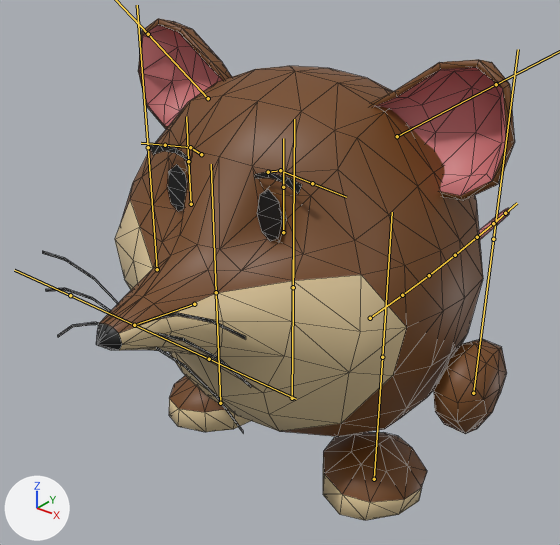
An edit to the FBX model Assets/3D models/Myys.fbx, drawn before and after from the same camera.
Rendered twice from a 50 mm camera at (3.16, -4.11, 4.24) aimed at (-0.48, 0.45, 1.41). Arrows for +X, +Y and +Z are at lower left; the lights stay in place. Both versions are drawn at frame 1 of the action 'Armature|roska'; the numbers are the values there. The bones that bend it are drawn over the model as lines. Mesh edges are drawn as thin lines.
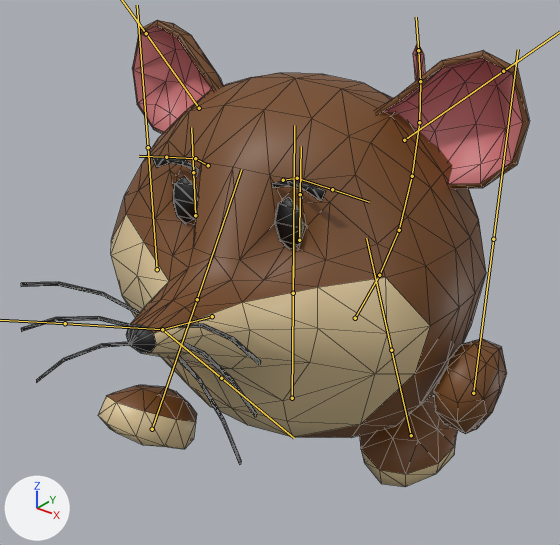
Where the change shows, as pixel boxes (x1, y1, x2, y2) in the pictures (560 x 545 px):
'Cube', posed (7% wider, 7% shorter): before (42, 19, 515, 520); after (21, 20, 529, 487)
bone 'Bone.004', root to tip: before (220, 403) to (216, 292); after (152, 429) to (197, 299)
bone 'Bone.005', root to tip: before (374, 479) to (382, 357); after (411, 435) to (391, 350)
bone 'Bone.001', root to tip: before (293, 287) to (294, 119); after (293, 293) to (294, 125)
bone 'Bone.013', root to tip: before (397, 136) to (496, 84); after (404, 140) to (503, 71)
bone 'Bone.014', root to tip: before (208, 98) to (148, 34); after (199, 108) to (146, 33)
bone 'Bone.006', root to tip: before (370, 318) to (402, 295); after (355, 318) to (379, 275)
bone 'Bone.007', root to tip: before (402, 295) to (429, 275); after (379, 275) to (399, 230)
bone 'Bone.008', root to tip: before (429, 275) to (455, 255); after (399, 230) to (412, 176)
bone 'Bone.009', root to tip: before (455, 255) to (477, 237); after (412, 176) to (419, 122)
bone 'Bone.010', root to tip: before (477, 237) to (493, 223); after (419, 122) to (420, 81)
bone 'Bone.011', root to tip: before (493, 223) to (505, 213); after (420, 81) to (418, 50)
bone 'Bone.012', root to tip: before (194, 304) to (134, 325); after (212, 316) to (162, 329)
bone 'Bone.015', root to tip: before (134, 325) to (209, 359); after (162, 329) to (221, 378)
bone 'Bone.016', root to tip: before (134, 325) to (70, 295); after (162, 329) to (65, 323)

The change in detail:
Bone 'Bone.004' (bone_bone_004) moves from (0.0, 0.0, 0.0) to (0.0, 0.19, 0.8).
Bone 'Bone.004' (bone_bone_004) turns from (0, 0, 0) to (-31, 0, 0) degrees about its own x, y and z.
Bone 'Bone.005' (bone_bone_005) moves from (0.0, 0.0, 0.0) to (0.0, 0.08, -0.55).
Bone 'Bone.005' (bone_bone_005) turns from (0, 0, 0) to (22, 0, 0) degrees about its own x, y and z.
Bone 'Bone.001' (bone_bone_001) moves from (0.0, 0.0, 0.0) to (0.0, -0.05, 0.0).
Bone 'Bone.001' (bone_bone_001) turns from (0, -180, 0) to (0, -172, 0) degrees about its own x, y and z.
Bone 'Bone.013' (bone_bone_013) turns from (0, 0, 0) to (-9, 5, 6) degrees about its own x, y and z.
Bone 'Bone.014' (bone_bone_014) turns from (0, 0, 0) to (-9, -5, -6) degrees about its own x, y and z.
Bone 'Bone.006' (bone_bone_006) turns from (0, 0, 0) to (22, 0, 0) degrees about its own x, y and z.
Bone 'Bone.007' (bone_bone_007) turns from (0, 0, 0) to (14, 0, 0) degrees about its own x, y and z.
Bone 'Bone.008' (bone_bone_008) turns from (0, 0, 0) to (24, 0, 0) degrees about its own x, y and z.
Bone 'Bone.009' (bone_bone_009) turns from (0, 0, 0) to (17, 0, 0) degrees about its own x, y and z.
Bone 'Bone.010' (bone_bone_010) turns from (0, 0, 0) to (18, 0, 0) degrees about its own x, y and z.
Bone 'Bone.011' (bone_bone_011) turns from (0, 0, 0) to (11, 0, 0) degrees about its own x, y and z.
Bone 'Bone.012' (bone_bone_012) turns from (0, 0, 0) to (-9, 0, 0) degrees about its own x, y and z.
Bone 'Bone.015' (bone_bone_015) turns from (0, 0, 0) to (-5, -1, -20) degrees about its own x, y and z.
Bone 'Bone.016' (bone_bone_016) turns from (0, 0, 0) to (-5, 1, 20) degrees about its own x, y and z.
